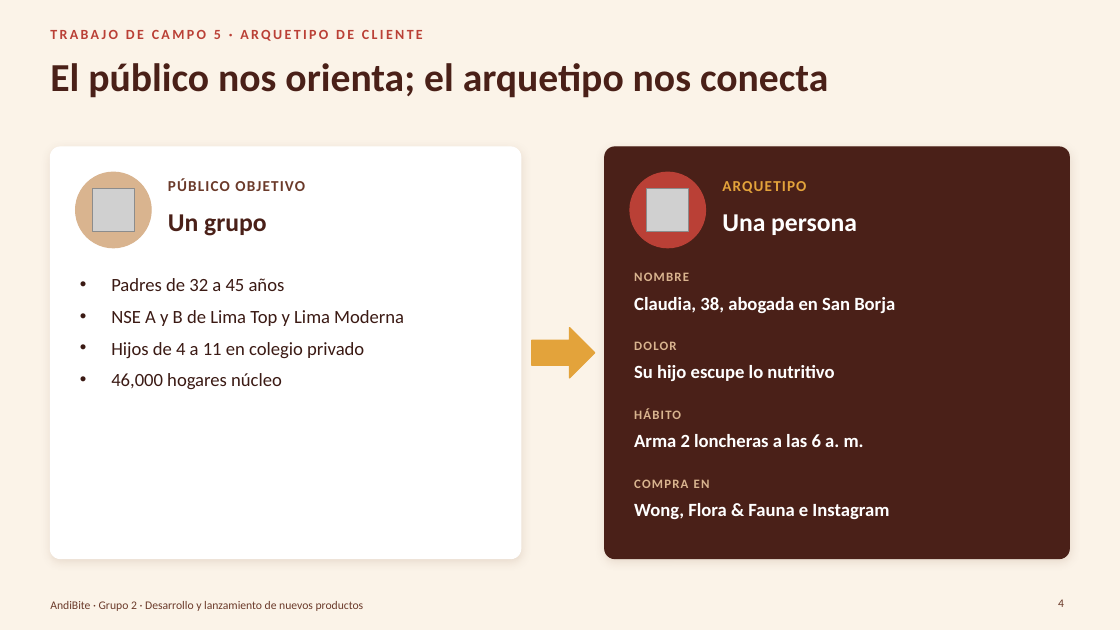
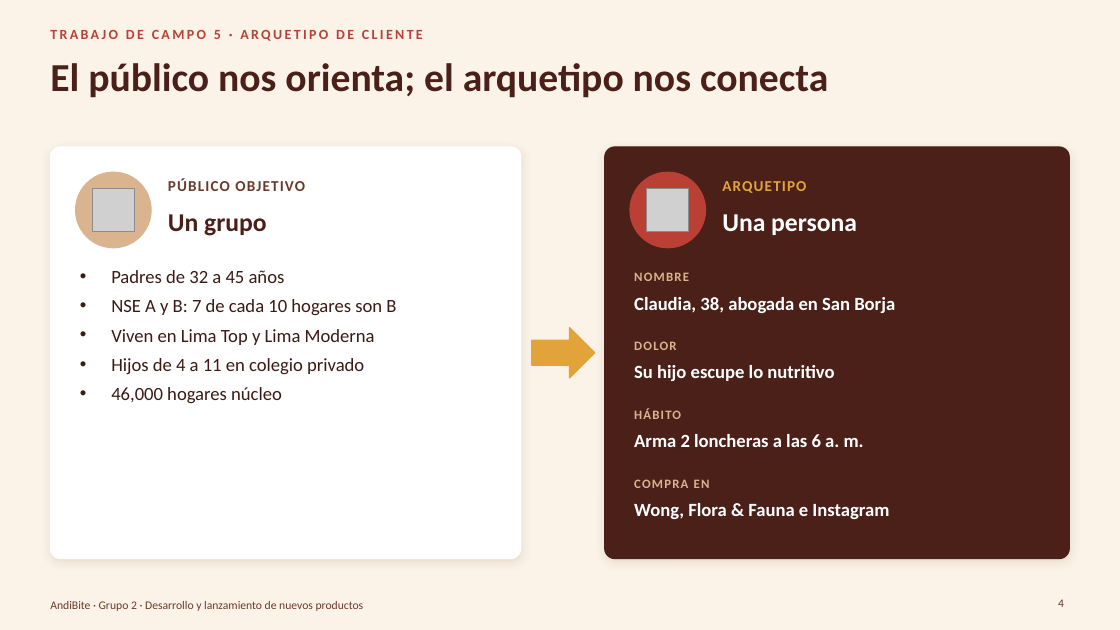
Before and after one commit to Darknow-web/Desarrollo-y-lanzamiento-de-producto-y-marca, a slide deck: slide 4 of 04-reformulacion/TC5-8/TC5-8-AndiBite.pptx. Drawn at 1120x630 pixels with LibreOffice and Linux fonts; fonts in the diff are those of the drawing; grey boxes stand for pictures; background and template pictures are left out. Boxes give left, top, right and bottom in pixels: in the first picture for what was removed or moved away, otherwise in the second. Text is boxed around its words. In the diff, an @@ line names an element or a change of style, - is before the commit and + after.

```diff
--- a/04-reformulacion/TC5-8/TC5-8-AndiBite.pptx
+++ b/04-reformulacion/TC5-8/TC5-8-AndiBite.pptx
@@ text "Padres de 32 a 45 ...": place and size @@
-text "Padres de 32 a 45 ..." at [111,278,404,389]
+text "Padres de 32 a 45 ..." at [111,270,396,403]
@@ text at [111,299,396,345]: text changed @@
-• NSE A y B de Lima Top y Lima Moderna
+• NSE A y B: 7 de cada 10 hogares son B
+• Viven en Lima Top y Lima Moderna
@@ text at [111,270,364,403]: less space between paragraphs @@
```
Also in this commit, not shown: 6 other slides changed, 7 other files.
